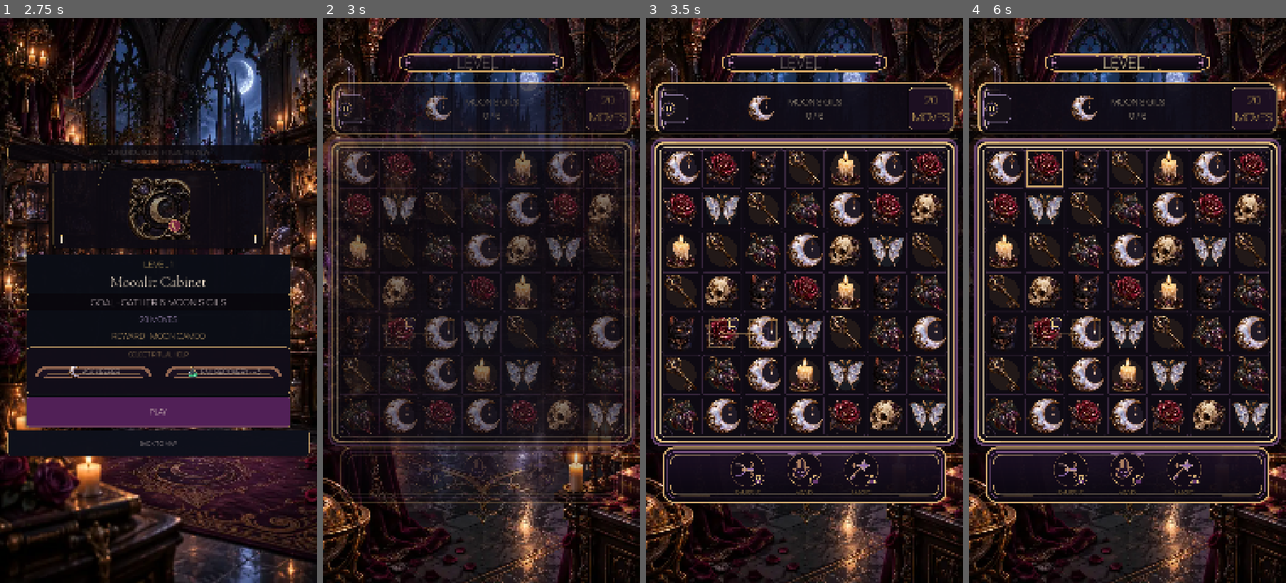
Above: before the commit, frames 1-4 (left to right).
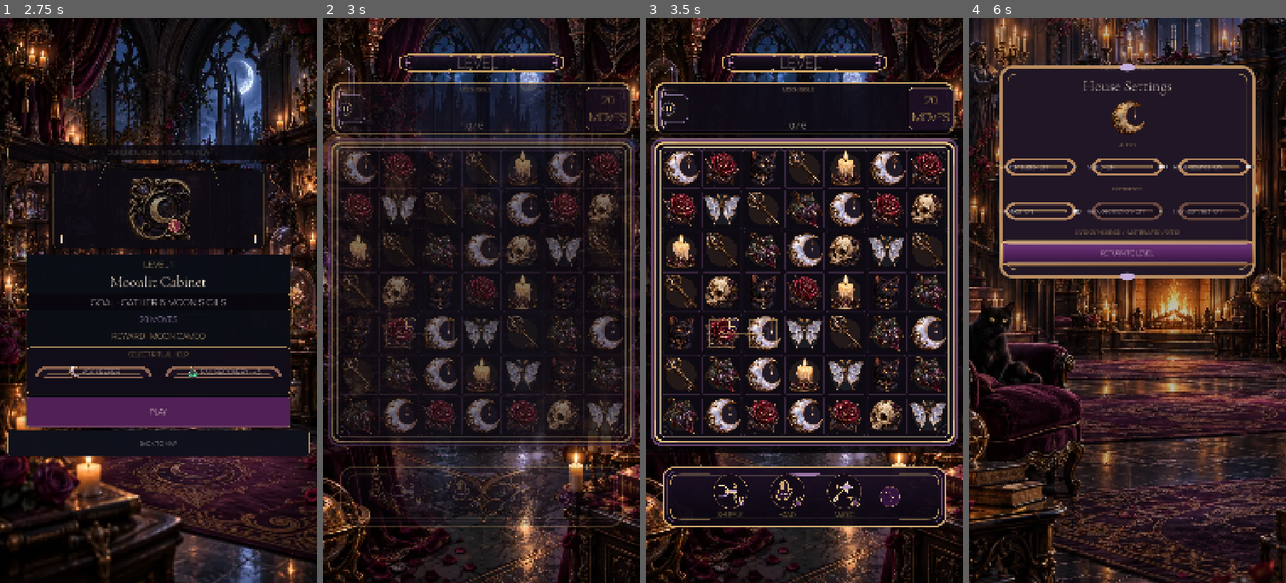
Above: after the commit, the same moments.

Repository: Jay-prodesign/akilta-match3
Game: Godot game, scene res://src/app/app_bootstrap.tscn
Same seed, same stepped clock (60 frames per second), same inputs: the game is played once before the commit and once after it.
Inputs (mouse positions are in pixels of both pictures, inside the frame that each line leads up to):
- Up to frame 1 (2.75 s): click "ENTER THE HOUSE" at 0.5 s; click "PLAY LEVEL 1" at 1.25 s; click "1" at 2 s
- Up to frame 2 (3 s): click "PLAY" at 2.75 s
- Up to frame 3 (3.5 s): no input
- Up to frame 4 (6 s): click (997, 108) at 3.5 s; click "RESTART LEVEL" at 4.25 s; click (1213, 498) at 5 s, where only the run after the commit has a clickable "SETTINGS"; click (1041, 164) at 5.75 s, where only the run after the commit has a clickable "Master audio · ON"

Frame 1 is identical in both runs. In frame 2, 2.5% of the frame differs, in the area x 5-95%, y 12-91%; in frame 3, 6.6%; in frame 4, 60%, in the area x 0-100%, y 0-100%.
Error after the commit: Cannot call method 'add_theme_color_override' on a null value. (res://src/ui/gameplay/gameplay_screen.gd:503)

Commit message:
Recompose objective slot and bottom utility to locked gameplay layout

Diff:
--- a/src/ui/gameplay/gameplay_screen.tscn
+++ b/src/ui/gameplay/gameplay_screen.tscn
@@ -428,23 +428,41 @@
 layout_mode = 2
 size_flags_horizontal = 3
 
-[node name="ObjectiveIcon" type="TextureRect" parent="Layout/HUDPlate/HUD"]
-custom_minimum_size = Vector2(104, 104)
+[node name="ObjectiveSlot" type="VBoxContainer" parent="Layout/HUDPlate/HUD"]
+custom_minimum_size = Vector2(176, 158)
 layout_mode = 2
 size_flags_vertical = 4
-mouse_filter = 2
-expand_mode = 1
-stretch_mode = 5
-
-[node name="Objective" type="Label" parent="Layout/HUDPlate/HUD"]
-custom_minimum_size = Vector2(250, 144)
-layout_mode = 2
-size_flags_horizontal = 0
+theme_override_constants/separation = -3
+alignment = 1
+tooltip_text = "Current level objective"
+
+[node name="ObjectiveName" type="Label" parent="Layout/HUDPlate/HUD/ObjectiveSlot"]
+custom_minimum_size = Vector2(0, 28)
+layout_mode = 2
+theme_override_colors/font_color = Color(0.92, 0.79, 0.62, 1)
+theme_override_colors/font_outline_color = Color(0.03, 0.02, 0.04, 0.94)
+theme_override_constants/outline_size = 3
+theme_override_font_sizes/font_size = 18
+text = "MOON SIGILS"
+horizontal_alignment = 1
+vertical_alignment = 1
+
+[node name="ObjectiveIcon" type="TextureRect" parent="Layout/HUDPlate/HUD/ObjectiveSlot"]
+custom_minimum_size = Vector2(94, 94)
+layout_mode = 2
+size_flags_horizontal = 4
+mouse_filter = 2
+expand_mode = 1
+stretch_mode = 5
+
+[node name="Objective" type="Label" parent="Layout/HUDPlate/HUD/ObjectiveSlot"]
+custom_minimum_size = Vector2(0, 38)
+layout_mode = 2
 theme_override_colors/font_color = Color(1, 0.94, 0.82, 1)
-theme_override_colors/font_outline_color = Color(0.03, 0.02, 0.04, 0.94)
+theme_override_colors/font_outline_color = Color(0.03, 0.02, 0.04, 0.96)
 theme_override_constants/outline_size = 5
-theme_override_font_sizes/font_size = 31
-text = "MOON SIGILS\n0 / 6"
+theme_override_font_sizes/font_size = 30
+text = "0 / 6"
 horizontal_alignment = 1
 vertical_alignment = 1
 
@@ -453,9 +471,9 @@
 size_flags_horizontal = 3
 
 [node name="Moves" type="Label" parent="Layout/HUDPlate/HUD"]
-custom_minimum_size = Vector2(150, 144)
-layout_mode = 2
-theme_override_colors/font_color = Color(0.94, 0.80, 0.52, 1)
+custom_minimum_size = Vector2(142, 144)
+layout_mode = 2
+theme_override_colors/font_color = Color(0.97, 0.82, 0.52, 1)
 theme_override_colors/font_outline_color = Color(0.03, 0.02, 0.04, 0.94)
 theme_override_constants/outline_size = 4
 theme_override_font_sizes/font_size = 40
@@ -552,11 +570,11 @@
 [node name="BoosterTray" type="PanelContainer" parent="."]
 layout_mode = 1
 anchor_left = 0.045
-anchor_top = 0.755
+anchor_top = 0.79
 anchor_right = 0.955
-anchor_bottom = 0.755
+anchor_bottom = 0.79
 offset_top = 0.0
-offset_bottom = 206.0
+offset_bottom = 220.0
 grow_horizontal = 2
 z_index = 18
 theme_override_styles/panel = SubResource("BoosterTrayStyle")
@@ -613,7 +631,7 @@
 disabled = true
 focus_mode = 0
 theme_override_colors/font_disabled_color = Color(1, 1, 1, 0)
-theme_override_colors/icon_disabled_color = Color(0.90, 0.82, 0.94, 0.88)
+theme_override_colors/icon_disabled_color = Color(1, 1, 1, 1)
 theme_override_font_sizes/font_size = 1
 theme_override_styles/disabled = SubResource("BoosterSealedStyle")
 text = "SHUFFLE"
@@ -660,7 +678,7 @@
 disabled = true
 focus_mode = 0
 theme_override_colors/font_disabled_color = Color(1, 1, 1, 0)
-theme_override_colors/icon_disabled_color = Color(0.90, 0.82, 0.94, 0.88)
+theme_override_colors/icon_disabled_color = Color(1, 1, 1, 1)
 theme_override_font_sizes/font_size = 1
 theme_override_styles/disabled = SubResource("BoosterSealedStyle")
 text = "HAND"
@@ -707,7 +725,7 @@
 disabled = true
 focus_mode = 0
 theme_override_colors/font_disabled_color = Color(1, 1, 1, 0)
-theme_override_colors/icon_disabled_color = Color(0.90, 0.82, 0.94, 0.88)
+theme_override_colors/icon_disabled_color = Color(1, 1, 1, 1)
 theme_override_font_sizes/font_size = 1
 theme_override_styles/disabled = SubResource("BoosterSealedStyle")
 text = "MAGIC"
@@ -741,15 +759,14 @@
 vertical_alignment = 1
 
 [node name="SettingsSlot" type="VBoxContainer" parent="BoosterTray/BoosterActions"]
-custom_minimum_size = Vector2(118, 128)
-visible = false
+custom_minimum_size = Vector2(78, 128)
 layout_mode = 2
 size_flags_vertical = 4
-theme_override_constants/separation = 2
+theme_override_constants/separation = 0
 alignment = 1
 
 [node name="SettingsShortcut" type="Button" parent="BoosterTray/BoosterActions/SettingsSlot"]
-custom_minimum_size = Vector2(88, 88)
+custom_minimum_size = Vector2(70, 70)
 layout_mode = 2
 size_flags_horizontal = 4
 theme_override_colors/font_color = Color(1, 1, 1, 0)
@@ -759,11 +776,12 @@
 theme_override_styles/pressed = SubResource("BoosterButtonStyle")
 text = "SETTINGS"
 expand_icon = true
-theme_override_constants/icon_max_width = 60
+theme_override_constants/icon_max_width = 46
 tooltip_text = "Audio and accessibility settings"
 
 [node name="Label" type="Label" parent="BoosterTray/BoosterActions/SettingsSlot"]
-custom_minimum_size = Vector2(0, 32)
+visible = false
+custom_minimum_size = Vector2(0, 20)
 layout_mode = 2
 theme_override_colors/font_color = Color(0.945, 0.91, 0.866, 1)
 theme_override_colors/font_outline_color = Color(0.02, 0.014, 0.028, 0.96)
@@ -834,7 +852,7 @@
 theme_override_colors/font_color = Color(0.975, 0.91, 0.79, 1)
 theme_override_colors/font_outline_color = Color(0.02, 0.015, 0.025, 0.96)
 theme_override_constants/outline_size = 5
-theme_override_font_sizes/font_size = 44
+theme_override_font_sizes/font_size = 48
 text = "LEVEL PAUSED"
 horizontal_alignment = 1
 
@@ -843,13 +861,14 @@
 theme_override_colors/font_color = Color(0.91, 0.84, 0.88, 1)
 theme_override_colors/font_outline_color = Color(0.02, 0.015, 0.025, 0.90)
 theme_override_constants/outline_size = 3
-theme_override_font_sizes/font_size = 22
+theme_override_font_sizes/font_size = 23
 text = "The cabinet waits exactly as you left it."
 horizontal_alignment = 1
 
 [node name="Resume" type="Button" parent="PauseOverlay/Card/Content"]
-custom_minimum_size = Vector2(0, 90)
-layout_mode = 2
+custom_minimum_size = Vector2(520, 92)
+layout_mode = 2
+size_flags_horizontal = 4
 theme_override_colors/font_color = Color(0.0627, 0.051, 0.0706, 1)
 theme_override_colors/font_hover_color = Color(1, 0.96, 0.86, 1)
 theme_override_colors/font_pressed_color = Color(1, 0.96, 0.86, 1)
@@ -860,8 +879,9 @@
 text = "RESUME"
 
 [node name="Retry" type="Button" parent="PauseOverlay/Card/Content"]
-custom_minimum_size = Vector2(0, 78)
-layout_mode = 2
+custom_minimum_size = Vector2(500, 74)
+layout_mode = 2
+size_flags_horizontal = 4
 theme_override_colors/font_color = Color(0.945, 0.91, 0.866, 1)
 theme_override_font_sizes/font_size = 21
 theme_override_styles/normal = SubResource("PauseUtility")
@@ -870,8 +890,9 @@
 text = "RESTART LEVEL"
 
 [node name="Settings" type="Button" parent="PauseOverlay/Card/Content"]
-custom_minimum_size = Vector2(0, 78)
-layout_mode = 2
+custom_minimum_size = Vector2(500, 74)
+layout_mode = 2
+size_flags_horizontal = 4
 theme_override_colors/font_color = Color(0.945, 0.91, 0.866, 1)
 theme_override_font_sizes/font_size = 21
 theme_override_styles/normal = SubResource("PauseUtility")
@@ -880,8 +901,9 @@
 text = "AUDIO & ACCESSIBILITY"
 
 [node name="Exit" type="Button" parent="PauseOverlay/Card/Content"]
-custom_minimum_size = Vector2(0, 78)
-layout_mode = 2
+custom_minimum_size = Vector2(500, 74)
+layout_mode = 2
+size_flags_horizontal = 4
 theme_override_colors/font_color = Color(0.851, 0.804, 0.835, 1)
 theme_override_font_sizes/font_size = 21
 theme_override_styles/normal = SubResource("PauseUtility")
@@ -1083,7 +1105,7 @@
 alignment = 1
 
 [node name="KeeperCat" type="TextureRect" parent="ResultOverlay/Card/Content/ResultProclamation"]
-custom_minimum_size = Vector2(88, 88)
+custom_minimum_size = Vector2(132, 132)
 layout_mode = 2
 mouse_filter = 2
 expand_mode = 1
@@ -1109,8 +1131,9 @@
 
 [node name="RecoveryAction" type="Button" parent="ResultOverlay/Card/Content"]
 visible = false
-custom_minimum_size = Vector2(0, 96)
-layout_mode = 2
+custom_minimum_size = Vector2(520, 92)
+layout_mode = 2
+size_flags_horizontal = 4
 theme_override_colors/font_color = Color(0.988, 0.933, 0.831, 1)
 theme_override_font_sizes/font_size = 23
 theme_override_styles/normal = SubResource("ActionPressed")
@@ -1119,8 +1142,9 @@
 text = "CONTINUE · +3 MOVES · FREE"
 
 [node name="Action" type="Button" parent="ResultOverlay/Card/Content"]
-custom_minimum_size = Vector2(0, 104)
-layout_mode = 2
+custom_minimum_size = Vector2(520, 100)
+layout_mode = 2
+size_flags_horizontal = 4
 theme_override_colors/font_color = Color(0.988, 0.933, 0.831, 1)
 theme_override_colors/font_hover_color = Color(1, 0.97, 0.88, 1)
 theme_override_font_sizes/font_size = 27
